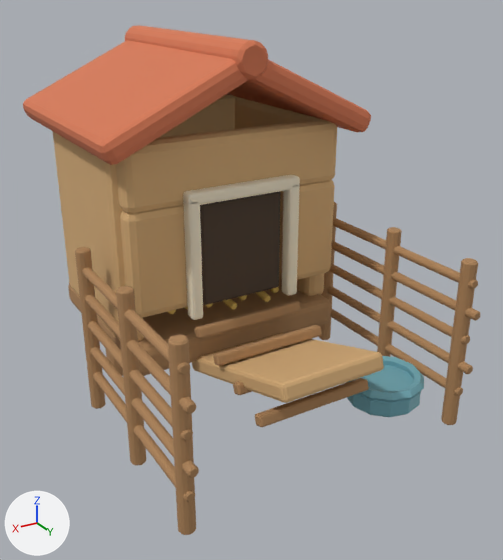
The glTF model apps/garden/public/assets/models/ChickenCoop.glb as it was, and as the next commit left it.
Both versions are drawn from a camera (50 mm lens) standing at (1.032, 2.092, 1.291) and looking at (-0.034, 0.315, 0.403). The axes (+X, +Y, +Z) are drawn at lower left. The lights are the same throughout. The picture after the commit comes second. Where no turn or scale is listed for an object, it has been applied to the vertices.

Before the edit, the objects in view are built like this:
```python
ob_chickencoop_bowl = bpy.data.objects.new('ChickenCoop_Bowl', me_cylinder_024)
ob_chickencoop_bowl.location = (-0.31, 0.67, 0.095)
ob_chickencoop_entrance = bpy.data.objects.new('ChickenCoop_Entrance', me_cube_009)
ob_chickencoop_entrance.location = (0.0, 0.305, 0.52)
ob_chickencoop_roof = bpy.data.objects.new('ChickenCoop_Roof', me_cube_013)
ob_chickencoop_roof.location = (-0.205, -0.03, 0.98)
ob_chickencoop_trim = bpy.data.objects.new('ChickenCoop_Trim', me_cube_010)
ob_chickencoop_trim.location = (-0.175, 0.325, 0.52)
ob_chickencoop_wooddark = bpy.data.objects.new('ChickenCoop_WoodDark', me_cube)
ob_chickencoop_wooddark.location = (0.0, -0.03, 0.2)
ob_chickencoop_woodlight = bpy.data.objects.new('ChickenCoop_WoodLight', me_cube_003)
ob_chickencoop_woodlight.location = (0.0, -0.31, 0.56)
```
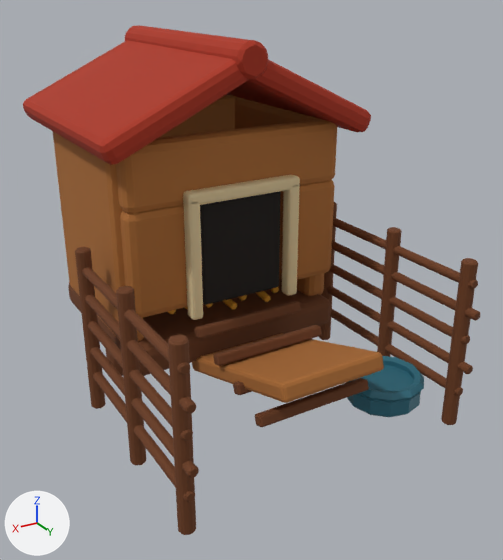
The change, as a diff of the scene's bpy script:
```diff
--- a/apps/garden/public/assets/models/ChickenCoop.glb.py
+++ b/apps/garden/public/assets/models/ChickenCoop.glb.py
@@ mat_material_chickencoop_oak @@
 mat_material_chickencoop_oak = principled_material('Material.ChickenCoop.Oak')
-mat_material_chickencoop_oak.base_color = (0.42, 0.23, 0.1)  # brown #ad8459
+mat_material_chickencoop_oak.base_color = (0.147, 0.0432, 0.01)  # brown #6b3b19
 mat_material_chickencoop_oak.roughness = 0.86
@@ mat_material_chickencoop_oaklight @@
 mat_material_chickencoop_oaklight = principled_material('Material.ChickenCoop.OakLight')
-mat_material_chickencoop_oaklight.base_color = (0.67, 0.42, 0.19)  # beige #d6ad79
+mat_material_chickencoop_oaklight.base_color = (0.406, 0.147, 0.0301)  # brown #ab6b30
 mat_material_chickencoop_oaklight.roughness = 0.86
@@ mat_material_chickencoop_limewash @@
 mat_material_chickencoop_limewash = principled_material('Material.ChickenCoop.Limewash')
-mat_material_chickencoop_limewash.base_color = (0.88, 0.8, 0.62)  # pale yellow #f1e7ce
+mat_material_chickencoop_limewash.base_color = (0.748, 0.604, 0.342)  # beige #e0cc9e
 mat_material_chickencoop_limewash.roughness = 0.86
@@ mat_material_chickencoop_terracotta @@
 mat_material_chickencoop_terracotta = principled_material('Material.ChickenCoop.Terracotta')
-mat_material_chickencoop_terracotta.base_color = (0.67, 0.19, 0.09)  # orange #d67955
+mat_material_chickencoop_terracotta.base_color = (0.406, 0.0301, 0.00854)  # red #ab3017
 mat_material_chickencoop_terracotta.roughness = 0.86
@@ mat_material_chickencoop_enamel @@
 mat_material_chickencoop_enamel = principled_material('Material.ChickenCoop.Enamel')
-mat_material_chickencoop_enamel.base_color = (0.18, 0.43, 0.5)  # cyan #76afbc
+mat_material_chickencoop_enamel.base_color = (0.0272, 0.155, 0.214)  # cyan #2e6e7f
 mat_material_chickencoop_enamel.metallic = 0.12
```

Changed parts and their boxes (x1, y1, x2, y2) in the pictures (503 x 560 px):
'ChickenCoop_WoodLight', recoloured (beige to brown)
    both: (53, 95, 384, 403)
'ChickenCoop_WoodDark', recoloured (darker)
    both: (68, 202, 480, 535)
'ChickenCoop_Roof', recoloured (orange to red)
    both: (23, 25, 371, 165)
'ChickenCoop_Trim', recoloured (pale yellow to beige)
    both: (183, 175, 300, 320)
'ChickenCoop_Bowl', recoloured (darker)
    both: (346, 356, 424, 417)
